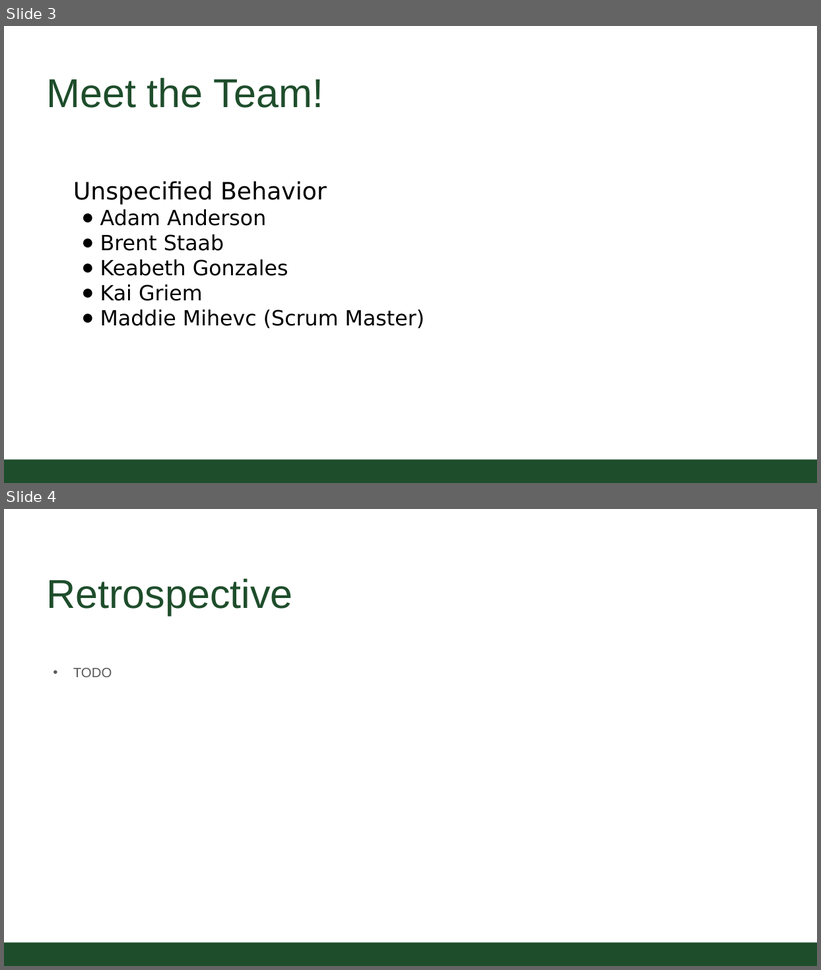
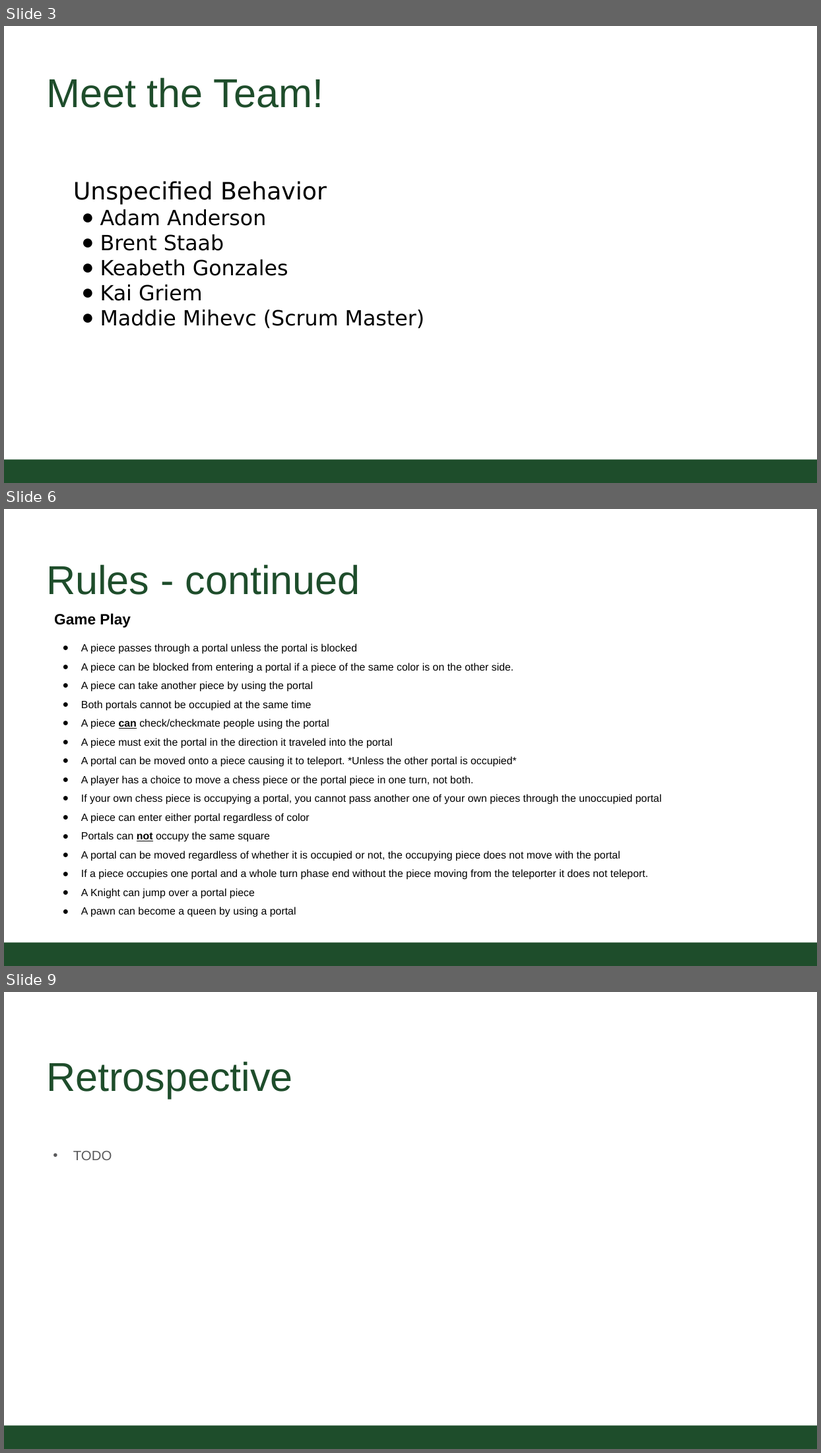
Before and after one commit to bstaab/cs414-f20-UnspecifiedBehavior, a slide deck: Documents/P3Presentation.pptx. Shown one above the other, each under a label of ours: slides 3 and 4 before the commit, slides 3, 6 and 9 after it; the slides between them are not shown. The pictures are 821x970 and 821x1453 pixels, drawn with LibreOffice and Linux fonts; fonts in the diff are those of the drawing; background and template pictures are left out. Boxes give left, top, right and bottom in pixels: in the first picture for what was removed or moved away, otherwise in the second. Text is boxed around its words. In the diff, an @@ line names an element or a change of style, - is before the commit and + after.

```diff
--- a/Documents/P3Presentation.pptx
+++ b/Documents/P3Presentation.pptx
@@ slide 6 added at (4,509,817,966), background #FFFFFF; not listed: 1 template element that a slide beside it also shows @@
@@ title added at (46,564,360,595), 54 pt, text #1E4D2B @@
+Rules - continued
@@ text added at (54,613,662,918), 14 pt, text #000000 @@
+Game Play
+● A piece passes through a portal unless the portal is blocked
+● A piece can be blocked from entering a portal if a piece of the same color is on the other side.
+● A piece can take another piece by using the portal
+● Both portals cannot be occupied at the same time
+● A piece can check/checkmate people using the portal
+● A piece must exit the portal in the direction it traveled into the portal
+● A portal can be moved onto a piece causing it to teleport. *Unless the other portal is occupied*
+● A player has a choice to move a chess piece or the portal piece in one turn, not both.
+● If your own chess piece is occupying a portal, you cannot pass another one of your own pieces through the unoccupied portal
+● A piece can enter either portal regardless of color
+● Portals can not occupy the same square
+● A portal can be moved regardless of whether it is occupied or not, the occupying piece does not move with the portal
+● If a piece occupies one portal and a whole turn phase end without the piece moving from the teleporter it does not teleport.
+● A Knight can jump over a portal piece
+● A pawn can become a queen by using a portal
@@ what was slide 4 is now slide 9 @@
```
Also in this commit, not shown: 4 other slides added.
